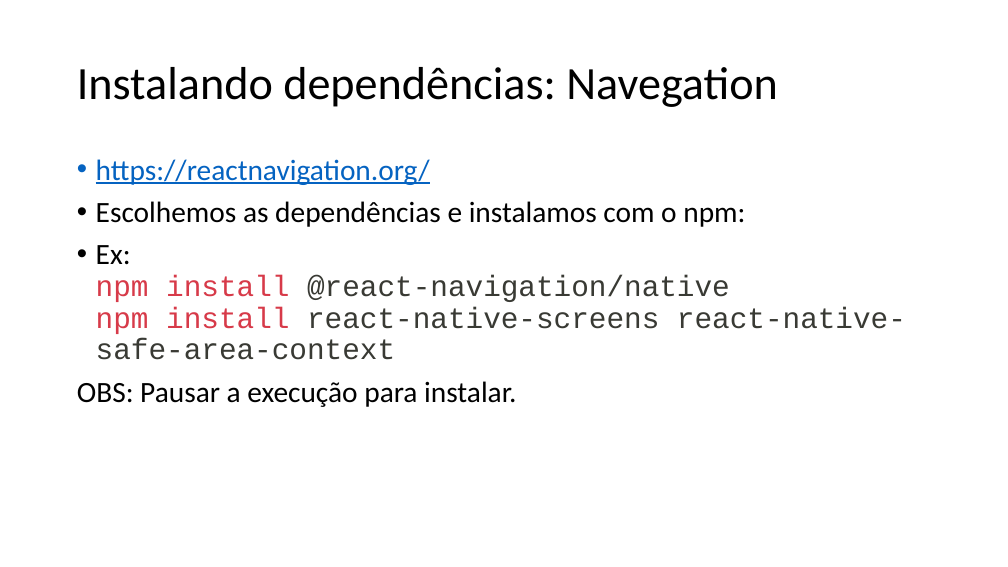
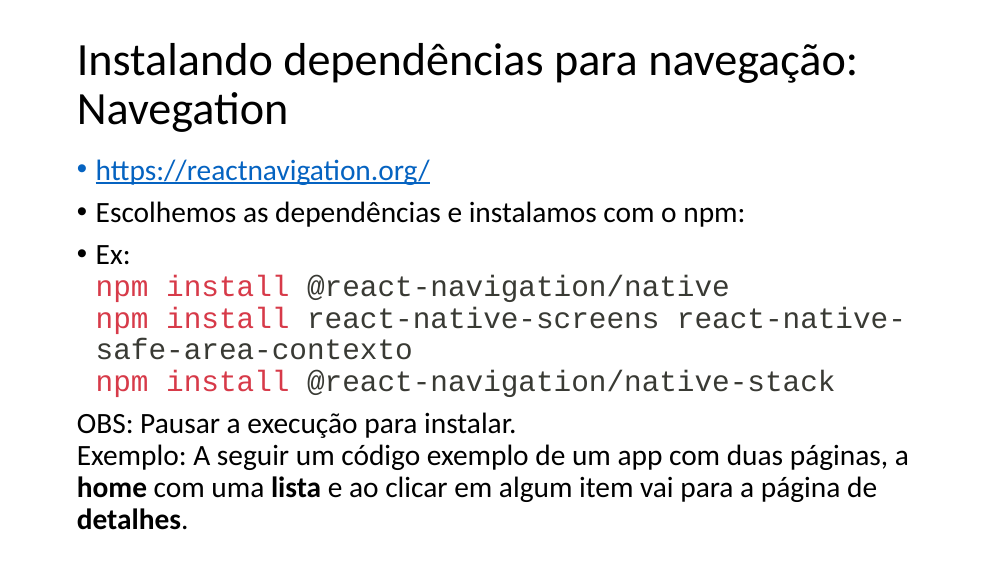
Before and after one commit to wellifabio/senai2021, a slide deck: slide 4 of 2des/indmo/aula03_rev_react/RevisaoReactNative.pptx (slide 7 before the commit). Drawn at 1008x567 pixels with LibreOffice and Linux fonts; fonts in the diff are those of the drawing. Boxes give left, top, right and bottom in pixels: in the first picture for what was removed or moved away, otherwise in the second. Text is boxed around its words. In the diff, an @@ line names an element or a change of style, - is before the commit and + after.

```diff
--- a/2des/indmo/aula03_rev_react/RevisaoReactNative.pptx
+++ b/2des/indmo/aula03_rev_react/RevisaoReactNative.pptx
@@ title at [77, 43, 858, 132]: text changed @@
-Instalando dependências: Navegation
+Instalando dependências para navegação: Navegation
@@ text at [77, 245, 909, 502]: text changed; font Courier New to Calibri; text colour #393A34 to #000000 @@
-• Ex:
-  npm install @react-navigation/native
-  npm install react-native-screens react-native-safe-area-context
-OBS: Pausar a execução para instalar.
+• Ex:
+  npm install @react-navigation/native
+  npm install react-native-screens react-native-safe-area-contexto
+  npm install @react-navigation/native-stack
+OBS: Pausar a execução para instalar.
+Exemplo: A seguir um código exemplo de um app com duas páginas, a home com uma lista e ao clicar em algum item vai para a página de detalhes.
```
Also in this commit, not shown: 3 other slides changed, 5 slides added.
